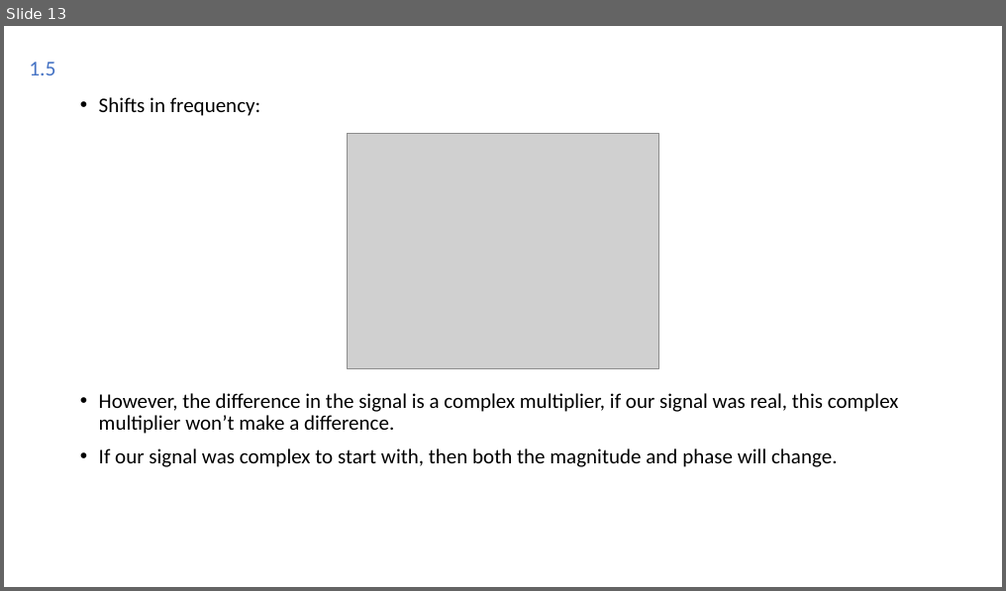
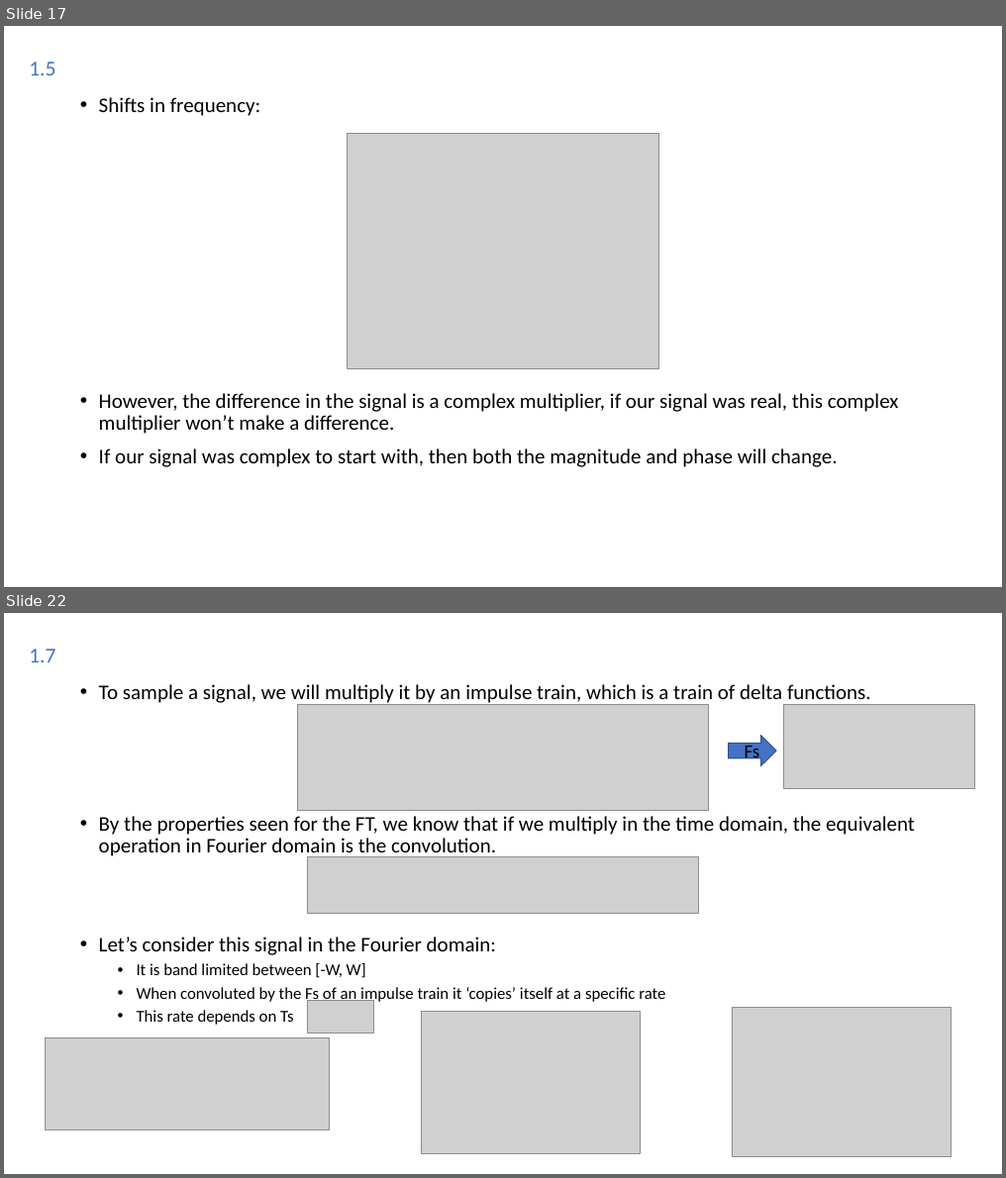
Before and after one commit to Joao-Quinta/Uni3eme_2, a slide deck: imagerieNumerique/Imagerie numérique.odp. Shown one above the other, each under a label of ours: slide 13 before the commit, slides 17 and 22 after it; the slides between them are not shown. The pictures are 1006x591 and 1006x1178 pixels, drawn with LibreOffice and Linux fonts; fonts in the diff are those of the drawing; grey boxes stand for pictures. Boxes give left, top, right and bottom in pixels: in the first picture for what was removed or moved away, otherwise in the second. Text is boxed around its words. In the diff, an @@ line names an element or a change of style, - is before the commit and + after.

```diff
--- a/imagerieNumerique/Imagerie numérique.odp
+++ b/imagerieNumerique/Imagerie numérique.odp
@@ slide 22 added at [4, 613, 1002, 1174], background #FFFFFF @@
@@ text added at [29, 649, 55, 663], 20.4 pt, text #4472C4 @@
+1.7
@@ text added at [99, 684, 915, 1025], 20 pt, text #000000 @@
+• To sample a signal, we will multiply it by an impulse train, which is a train of delta functions.
+• By the properties seen for the FT, we know that if we multiply in the time domain, the equivalent operation in Fourier domain is the convolution.
+• Let’s consider this signal in the Fourier domain:
+  • It is band limited between [-W, W]
+  • When convoluted by the Fs of an impulse train it ‘copies’ itself at a specific rate
+  • This rate depends on Ts
@@ picture added at [297, 705, 709, 811] @@
@@ picture added at [784, 705, 975, 789] @@
@@ freeform shape added at [729, 736, 776, 765], fill #4472C4, outline #2F528F 0.99 pt @@
@@ text added at [745, 742, 760, 762], 18 pt, text #000000 @@
+Fs
@@ picture added at [307, 858, 698, 914] @@
@@ picture added at [307, 1001, 374, 1033] @@
@@ picture added at [421, 1011, 641, 1154] @@
@@ picture added at [732, 1008, 951, 1157] @@
@@ picture added at [46, 1039, 330, 1131] @@
@@ what was slide 13 is now slide 17 @@
```
Also in this commit, not shown: 5 slides changed, 9 other slides added, 10 other files.
